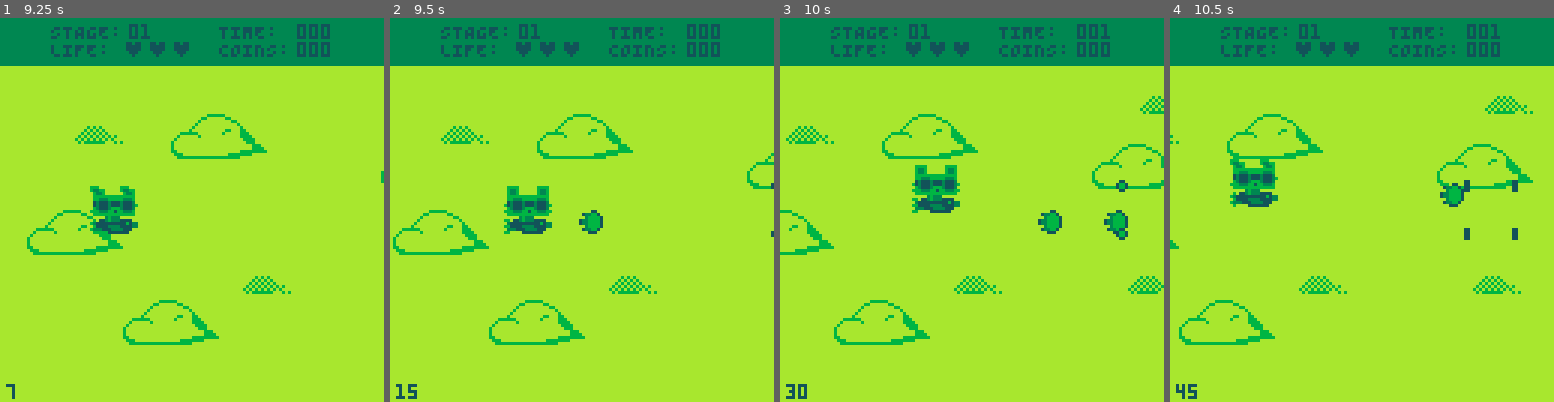
Above: before the commit, frames 1-4 (left to right).
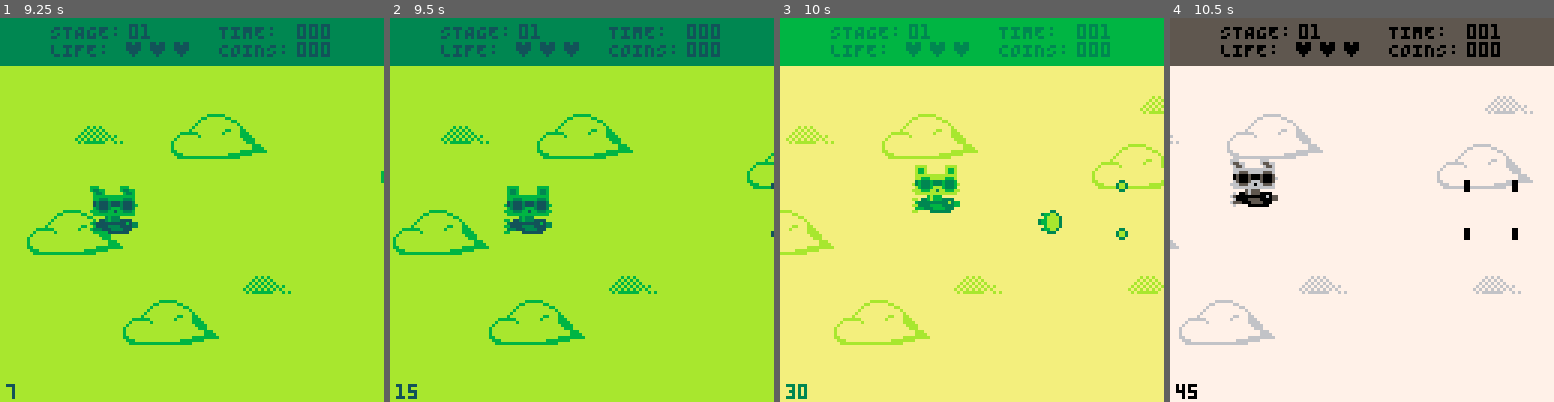
Above: after the commit, the same moments.

Repository: LuizFernandoVieiraFerreira/bunny-hop-shooter
Game: PICO-8 cartridge bunnyhop.p8
Same seed, same stepped clock (60 frames per second), same inputs: the game is played once before the commit and once after it.
Inputs:
- Up to frame 1 (9.25 s): tap X (X key) at 0.33, 1.07, 1.85, 2.97, 4.08, 5.2, 6.32, 7.43, 8.55 s; tap O (Z key) at 0.7, 1.7, 2.1, 2.5, 2.9, 3.3, 3.7, 4.1, 4.5, 4.9, 5.3, 5.7, 6.1, 6.5, 6.9, 7.3, 7.7, 8.1, 8.5, 8.9 s; hold Right 1.6-2.1 s; hold Up 2.15-2.42 s; hold Right 2.47-3.03 s; hold Left 3.08-3.58 s; hold Down 3.63-3.97 s; hold Right 4.02-4.68 s; hold Up 4.73-5.03 s; hold Left 5.08-5.68 s; hold Down 5.73-6.03 s; hold Right 6.08-6.58 s; hold Right 6.63-7.13 s; hold Up 7.18-7.45 s; hold Right 7.5-8.07 s; hold Left 8.12-8.62 s; hold Down 8.67-9 s; hold Right from 9.05 s (still down)
- Up to frame 2 (9.5 s): keep holding Right; tap O (Z key) at 9.3 s
- Up to frame 3 (10 s): tap X (X key) at 9.67 s; tap O (Z key) at 9.7 s; release Right at 9.72 s; hold Up from 9.77 s (still down)
- Up to frame 4 (10.5 s): release Up at 10.07 s; tap O (Z key) at 10.1 s; hold Left from 10.12 s (still down)

Frame 1 is identical in both runs. In frame 2, 0.3% of the frame differs, in the area x 49-56%, y 50-57%; in frame 3, 100%, in the area x 0-100%, y 0-100%; in frame 4, 100%.

Commit message:
add new color palettes

Diff:
--- a/bunnyhop.p8
+++ b/bunnyhop.p8
@@ -13,8 +13,18 @@
 end
 
 function change_color_pallete()
-  -- _pal = { 3, 3, 3, 3, 139, 139, 138, 135, 138, 138, 135, 139, 139, 139, 138, 135 }
   _pal = { 131, 131, 131, 131, 3, 3, 139, 138, 139, 139, 138, 3, 3, 3, 139, 138 }
+  if current_color_pallete == 1 then
+    _pal = { 3, 3, 3, 3, 139, 139, 138, 135, 138, 138, 135, 139, 139, 139, 138, 135 }
+  elseif current_color_pallete == 2 then
+    _pal = { 0, 0, 0, 0, 5, 5, 6, 7, 6, 6, 7, 5, 5, 5, 6, 7 }
+  elseif current_color_pallete == 3 then
+    _pal = { 132, 132, 132, 132, 4, 4, 143, 15, 143, 143, 15, 4, 4, 4, 143, 15 }
+  elseif current_color_pallete == 4 then
+    _pal = { 129, 129, 129, 129, 1, 1, 140, 12, 140, 140, 12, 1, 1, 1, 140, 12 }
+  elseif current_color_pallete == 5 then
+    _pal = { 130, 130, 130, 130, 2, 2, 136, 14, 136, 136, 14, 2, 2, 2, 136, 14 }
+  end
   for i, c in pairs(_pal) do
     pal(i-1, c, 1)
   end
@@ -23,13 +33,14 @@
 end
 
 function init_global_variables()
+  current_color_pallete = 0
   key = {
     left = 0,
     right = 1,
     up = 2,
     down = 3,
-    a = 4,
-    b = 5,
+    a = 5,
+    b = 4,
   }
   sound = {
     coin = 0,
@@ -74,7 +85,7 @@
 end
 
 function update_menu()
-  if btnp(key.a) or btnp(key.b) then
+  if btnp(key.a) then -- or btnp(key.b)
     init_intro()
     _update = update_intro
     _draw = draw_intro
@@ -84,6 +95,10 @@
     -- init_ending()
     -- _update = update_ending
     -- _draw = draw_ending
+  end
+  if btnp(key.b) then
+    change_color_pallete()
+    current_color_pallete = wrap(current_color_pallete, 5)
   end
 end
 
@@ -236,156 +251,143 @@
   next_bg_pattern = 1
   bg_patterns = {
     {
-      create_sm_cloud(128 + 30, 28),
-      create_md_cloud(128 + 22, 50),
-      create_sm_cloud(128 + 26, 88),
-      create_sm_cloud(128 + 64, 108),
-      create_md_cloud(128 + 96, 76),
-      create_md_cloud(128 + 80, 36),
+      create_sm_cloud(FIRST_PX_NEXT_SCREEN + 30, 28),
+      create_md_cloud(FIRST_PX_NEXT_SCREEN + 22, 50),
+      create_sm_cloud(FIRST_PX_NEXT_SCREEN + 26, 88),
+      create_sm_cloud(FIRST_PX_NEXT_SCREEN + 64, 108),
+      create_md_cloud(FIRST_PX_NEXT_SCREEN + 96, 76),
+      create_md_cloud(FIRST_PX_NEXT_SCREEN + 80, 36),
     },
     {
-      create_md_cloud(128 + 40, 38),
-      create_sm_cloud(128 + 32, 80),
-      create_md_cloud(128 + 96, 88),
-      create_sm_cloud(128 + 80, 40),
+      create_md_cloud(FIRST_PX_NEXT_SCREEN + 40, 38),
+      create_sm_cloud(FIRST_PX_NEXT_SCREEN + 32, 80),
+      create_md_cloud(FIRST_PX_NEXT_SCREEN + 96, 88),
+      create_sm_cloud(FIRST_PX_NEXT_SCREEN + 80, 40),
     },
     {
-      create_sm_cloud(128 + 40, 38),
-      create_md_cloud(128 + 32, 80),
-      create_sm_cloud(128 + 96, 88),
-      create_md_cloud(128 + 80, 40),
-      create_md_cloud(128 + 96, 112),
+      create_sm_cloud(FIRST_PX_NEXT_SCREEN + 40, 38),
+      create_md_cloud(FIRST_PX_NEXT_SCREEN + 32, 80),
+      create_sm_cloud(FIRST_PX_NEXT_SCREEN + 96, 88),
+      create_md_cloud(FIRST_PX_NEXT_SCREEN + 80, 40),
+      create_md_cloud(FIRST_PX_NEXT_SCREEN + 96, 112),
     },
   }
 
   next_obj_pattern = 1
   future_objects = {
     {
-      { tb = items, o = create_coin(128 + 16, 56) },
-      { tb = items, o = create_coin(128 + 16, 72) },
-      { tb = items, o = create_coin(128 + 32, 56) },
-      { tb = items, o = create_coin(128 + 32, 72) },
-      { tb = items, o = create_coin(128 + 48, 56) },
-      { tb = items, o = create_coin(128 + 48, 72) },
-      { tb = items, o = create_coin(128 + 64, 56) },
-      { tb = items, o = create_coin(128 + 64, 72) },
-      { tb = items, o = create_coin(128 + 80, 56) },
-      { tb = items, o = create_coin(128 + 80, 72) },
-      { tb = items, o = create_coin(128 + 96, 56) },
-      { tb = items, o = create_coin(128 + 96, 72) },
+      { tb = items, o = create_coin(FIRST_PX_NEXT_SCREEN + 16, 56) },
+      { tb = items, o = create_coin(FIRST_PX_NEXT_SCREEN + 16, 72) },
+      { tb = items, o = create_coin(FIRST_PX_NEXT_SCREEN + 32, 56) },
+      { tb = items, o = create_coin(FIRST_PX_NEXT_SCREEN + 32, 72) },
+      { tb = items, o = create_coin(FIRST_PX_NEXT_SCREEN + 48, 56) },
+      { tb = items, o = create_coin(FIRST_PX_NEXT_SCREEN + 48, 72) },
+      { tb = items, o = create_coin(FIRST_PX_NEXT_SCREEN + 64, 56) },
+      { tb = items, o = create_coin(FIRST_PX_NEXT_SCREEN + 64, 72) },
+      { tb = items, o = create_coin(FIRST_PX_NEXT_SCREEN + 80, 56) },
+      { tb = items, o = create_coin(FIRST_PX_NEXT_SCREEN + 80, 72) },
+      { tb = items, o = create_coin(FIRST_PX_NEXT_SCREEN + 96, 56) },
+      { tb = items, o = create_coin(FIRST_PX_NEXT_SCREEN + 96, 72) },
     },
     {
-      { tb = enemies, o = create_bomb(128, 72, { type = 'idle' }) },
-      { tb = enemies, o = create_bomb(128 + 72, 56, { type = 'idle' }) }
+      { tb = enemies, o = create_bomb(FIRST_PX_NEXT_SCREEN, 72, { type = 'idle' }) },
+      { tb = enemies, o = create_bomb(FIRST_PX_NEXT_SCREEN + 72, 56, { type = 'idle' }) }
     },
     {
-      { tb = enemies, o = create_bomb(128 + 0, 72+8, { type = 'idle' }) },
-      { tb = enemies, o = create_bomb(128 + 0, 90+8, { type = 'idle' }) },
-      { tb = enemies, o = create_bomb(128 + 32, 72+8, { type = 'idle' }) },
-      { tb = enemies, o = create_bomb(128 + 32, 90+8, { type = 'idle' }) },
-      { tb = enemies, o = create_bomb(128 + 56, 40, { type = 'idle' }) },
-      { tb = enemies, o = create_bomb(128 + 56, 58, { type = 'idle' }) },
-      { tb = items, o = create_coin(128-8 + 72, 72+8) },
-      { tb = items, o = create_coin(128-8 + 72, 90+8) },
-      { tb = enemies, o = create_bomb(128 + 88, 40, { type = 'idle' }) },
-      { tb = enemies, o = create_bomb(128 + 88, 58, { type = 'idle' }) },
-      { tb = items, o = create_coin(128 + 120, 40) },
-      { tb = items, o = create_coin(128 + 120, 58) }
+      { tb = enemies, o = create_bomb(FIRST_PX_NEXT_SCREEN + 0, 80, { type = 'idle' }) },
+      { tb = enemies, o = create_bomb(FIRST_PX_NEXT_SCREEN + 0, 98, { type = 'idle' }) },
+      { tb = enemies, o = create_bomb(FIRST_PX_NEXT_SCREEN + 32, 80, { type = 'idle' }) },
+      { tb = enemies, o = create_bomb(FIRST_PX_NEXT_SCREEN + 32, 98, { type = 'idle' }) },
+      { tb = enemies, o = create_bomb(FIRST_PX_NEXT_SCREEN + 56, 40, { type = 'idle' }) },
+      { tb = enemies, o = create_bomb(FIRST_PX_NEXT_SCREEN + 56, 58, { type = 'idle' }) },
+      { tb = items, o = create_coin(FIRST_PX_NEXT_SCREEN + 64, 80) },
+      { tb = items, o = create_coin(FIRST_PX_NEXT_SCREEN + 64, 98) },
+      { tb = enemies, o = create_bomb(FIRST_PX_NEXT_SCREEN + 88, 40, { type = 'idle' }) },
+      { tb = enemies, o = create_bomb(FIRST_PX_NEXT_SCREEN + 88, 58, { type = 'idle' }) },
+      { tb = items, o = create_coin(FIRST_PX_NEXT_SCREEN + 120, 40) },
+      { tb = items, o = create_coin(FIRST_PX_NEXT_SCREEN + 120, 58) }
     },
     {
-      { tb = enemies, o = create_bomb(132 + 16, 40, { type = 'idle' }) },
-      { tb = enemies, o = create_bomb(132 + 16, 72, { type = 'idle' }) },
-      { tb = enemies, o = create_bomb(132 + 16, 104,{ type = 'idle' })  },
-      { tb = enemies, o = create_bomb(132 + 48, 72, { type = 'up_down', start_y = 64, range = 28, going_up = true }) },
-      { tb = enemies, o = create_fox(132 + 70, 72, { type = 'up_down_shoot', start_y = 64, range = 32, going_up = true }) },
-      { tb = items, o = create_coin(132 + 86, 72) },
-      { tb = items, o = create_carrot(132 + 102, 72) }
+      { tb = enemies, o = create_bomb(FIRST_PX_NEXT_SCREEN + 20, 40, { type = 'idle' }) },
+      { tb = enemies, o = create_bomb(FIRST_PX_NEXT_SCREEN + 20, 72, { type = 'idle' }) },
+      { tb = enemies, o = create_bomb(FIRST_PX_NEXT_SCREEN + 20, 104, { type = 'idle' }) },
+      { tb = enemies, o = create_bomb(FIRST_PX_NEXT_SCREEN + 52, 72, { type = 'up_down', start_y = 64, range = 28, going_up = true }) },
+      { tb = enemies, o = create_fox(FIRST_PX_NEXT_SCREEN + 74, 72, { type = 'up_down_shoot', start_y = 64, range = 32, going_up = true }) },
+      { tb = items, o = create_coin(FIRST_PX_NEXT_SCREEN + 90, 72) },
+      { tb = items, o = create_carrot(FIRST_PX_NEXT_SCREEN + 106, 72) }
     },
     {
-      { tb = enemies, o = create_bomb(128 + 64, 24, { type = 'idle' }) },
-      { tb = enemies, o = create_bomb(128 + 64, 120, { type = 'idle' }) },
-      { tb = enemies, o = create_bomb(128 + 8, 72, { type = 'up_down', start_y = 72, range = 12, going_up = true }) },
-      { tb = enemies, o = create_bomb(128 + 40, 88, { type = 'up_down', start_y = 88, range = 10, going_up = true }) },
-      { tb = enemies, o = create_bomb(128 + 40, 56, { type = 'up_down', start_y = 56, range = 10, going_up = true }) },
-      { tb = enemies, o = create_fox(128 + 80, 88, { type = 'up_down_shoot', start_y = 88, range = 16, going_up = true }) },
-      { tb = enemies, o = create_fox(128 + 80, 56, { type = 'up_down_shoot', start_y = 56, range = 16, going_up = true }) },
+      { tb = enemies, o = create_bomb(FIRST_PX_NEXT_SCREEN + 64, 24, { type = 'idle' }) },
+      { tb = enemies, o = create_bomb(FIRST_PX_NEXT_SCREEN + 64, 120, { type = 'idle' }) },
+      { tb = enemies, o = create_bomb(FIRST_PX_NEXT_SCREEN + 8, 72, { type = 'up_down', start_y = 72, range = 12, going_up = true }) },
+      { tb = enemies, o = create_bomb(FIRST_PX_NEXT_SCREEN + 40, 88, { type = 'up_down', start_y = 88, range = 10, going_up = true }) },
+      { tb = enemies, o = create_bomb(FIRST_PX_NEXT_SCREEN + 40, 56, { type = 'up_down', start_y = 56, range = 10, going_up = true }) },
+      { tb = enemies, o = create_fox(FIRST_PX_NEXT_SCREEN + 80, 88, { type = 'up_down_shoot', start_y = 88, range = 16, going_up = true }) },
+      { tb = enemies, o = create_fox(FIRST_PX_NEXT_SCREEN + 80, 56, { type = 'up_down_shoot', start_y = 56, range = 16, going_up = true }) },
     },
     {
-      { tb = enemies, o = create_bomb(128 + 8, 56, { type = 'idle' }) },
-      { tb = enemies, o = create_bomb(128 + 8, 72, { type = 'idle' }) },
-      { tb = enemies, o = create_bomb(128 + 8, 88, { type = 'idle' }) },
-      { tb = enemies, o = create_bomb(128 + 24, 56, { type = 'idle' }) },
-      { tb = enemies, o = create_bomb(128 + 24, 72, { type = 'idle' }) },
-      { tb = enemies, o = create_bomb(128 + 24, 88, { type = 'idle' }) },
-      { tb = enemies, o = create_bomb(128 + 40, 40, { type = 'idle' }) },
-      { tb = enemies, o = create_bomb(128 + 56, 40, { type = 'idle' }) },
-      { tb = enemies, o = create_bomb(128 + 72, 40, { type = 'idle' }) },
-      { tb = enemies, o = create_bomb(128 + 40, 104, { type = 'idle' }) },
-      { tb = enemies, o = create_bomb(128 + 56, 104, { type = 'idle' }) },
-      { tb = enemies, o = create_bomb(128 + 72, 104, { type = 'idle' }) },
-      { tb = enemies, o = create_bomb(128 + 90, 72, { type = 'up_down', start_y = 72, range = 16, going_up = true }) },
-      { tb = enemies, o = create_bomb(128 + 106, 72, { type = 'up_down', start_y = 72, range = 18, going_up = false }) },
-      { tb = items, o = create_coin(128 + 36, 52) }
+      { tb = enemies, o = create_bomb(FIRST_PX_NEXT_SCREEN + 8, 56, { type = 'idle' }) },
+      { tb = enemies, o = create_bomb(FIRST_PX_NEXT_SCREEN + 8, 72, { type = 'idle' }) },
+      { tb = enemies, o = create_bomb(FIRST_PX_NEXT_SCREEN + 8, 88, { type = 'idle' }) },
+      { tb = enemies, o = create_bomb(FIRST_PX_NEXT_SCREEN + 24, 56, { type = 'idle' }) },
+      { tb = enemies, o = create_bomb(FIRST_PX_NEXT_SCREEN + 24, 72, { type = 'idle' }) },
+      { tb = enemies, o = create_bomb(FIRST_PX_NEXT_SCREEN + 24, 88, { type = 'idle' }) },
+      { tb = enemies, o = create_bomb(FIRST_PX_NEXT_SCREEN + 40, 40, { type = 'idle' }) },
+      { tb = enemies, o = create_bomb(FIRST_PX_NEXT_SCREEN + 56, 40, { type = 'idle' }) },
+      { tb = enemies, o = create_bomb(FIRST_PX_NEXT_SCREEN + 72, 40, { type = 'idle' }) },
+      { tb = enemies, o = create_bomb(FIRST_PX_NEXT_SCREEN + 40, 104, { type = 'idle' }) },
+      { tb = enemies, o = create_bomb(FIRST_PX_NEXT_SCREEN + 56, 104, { type = 'idle' }) },
+      { tb = enemies, o = create_bomb(FIRST_PX_NEXT_SCREEN + 72, 104, { type = 'idle' }) },
+      { tb = enemies, o = create_bomb(FIRST_PX_NEXT_SCREEN + 90, 72, { type = 'up_down', start_y = 72, range = 16, going_up = true }) },
+      { tb = enemies, o = create_bomb(FIRST_PX_NEXT_SCREEN + 106, 72, { type = 'up_down', start_y = 72, range = 18, going_up = false }) },
+      { tb = items, o = create_coin(FIRST_PX_NEXT_SCREEN + 36, 52) }
     },
     {
-      { tb = enemies, o = create_bomb(128 + 24, 56, { type = 'up_down', start_y = 72, range = 10, going_up = true }) },
-      { tb = enemies, o = create_bomb(128 + 56, 88, { type = 'up_down', start_y = 88, range = 12, going_up = true }) },
-      { tb = enemies, o = create_bomb(128 + 88, 56, { type = 'up_down', start_y = 56, range = 16, going_up = true }) },
-      { tb = enemies, o = create_fox(128 + 24, 88, { type = 'up_down_shoot', start_y = 88, range = 10, going_up = true }) },
-      { tb = enemies, o = create_fox(128 + 56, 56, { type = 'up_down_shoot', start_y = 56, range = 12, going_up = true }) },
-      { tb = enemies, o = create_fox(128 + 88, 88, { type = 'up_down_shoot', start_y = 56, range = 16, going_up = true }) },
-      { tb = items, o = create_carrot(132 + 102, 72) },
+      { tb = enemies, o = create_bomb(FIRST_PX_NEXT_SCREEN + 24, 56, { type = 'up_down', start_y = 72, range = 10, going_up = true }) },
+      { tb = enemies, o = create_bomb(FIRST_PX_NEXT_SCREEN + 56, 88, { type = 'up_down', start_y = 88, range = 12, going_up = true }) },
+      { tb = enemies, o = create_bomb(FIRST_PX_NEXT_SCREEN + 88, 56, { type = 'up_down', start_y = 56, range = 16, going_up = true }) },
+      { tb = enemies, o = create_fox(FIRST_PX_NEXT_SCREEN + 24, 88, { type = 'up_down_shoot', start_y = 88, range = 10, going_up = true }) },
+      { tb = enemies, o = create_fox(FIRST_PX_NEXT_SCREEN + 56, 56, { type = 'up_down_shoot', start_y = 56, range = 12, going_up = true }) },
+      { tb = enemies, o = create_fox(FIRST_PX_NEXT_SCREEN + 88, 88, { type = 'up_down_shoot', start_y = 56, range = 16, going_up = true }) },
+      { tb = items, o = create_carrot(FIRST_PX_NEXT_SCREEN + 106, 72) },
     },
     {},
     {
-      { tb = enemies, o = create_meteor_sm(128 + 32, 112) },
-      { tb = enemies, o = create_meteor_sm(128 + 64, 80) },
-      { tb = enemies, o = create_meteor_sm(128 + 112, 32) },
-      { tb = enemies, o = create_meteor(128 + 32, 32) },
-      { tb = items, o = create_coin(128 + 112, 72) },
-      { tb = items, o = create_coin(128 + 64, 112) },
+      { tb = enemies, o = create_meteor_sm(FIRST_PX_NEXT_SCREEN + 32, 112) },
+      { tb = enemies, o = create_meteor_sm(FIRST_PX_NEXT_SCREEN + 64, 80) },
+      { tb = enemies, o = create_meteor_sm(FIRST_PX_NEXT_SCREEN + 112, 32) },
+      { tb = enemies, o = create_meteor(FIRST_PX_NEXT_SCREEN + 32, 32) },
+      { tb = items, o = create_coin(FIRST_PX_NEXT_SCREEN + 112, 72) },
+      { tb = items, o = create_coin(FIRST_PX_NEXT_SCREEN + 64, 112) },
     },
     {
-      { tb = enemies, o = create_meteor_sm(128 + 80 + 8, 32) },
-      { tb = enemies, o = create_meteor_sm(128 + 32 + 8, 112) },
-      { tb = enemies, o = create_meteor(128 + 16, 80) },
-      { tb = enemies, o = create_alien(128 + 64, 96) },
-      { tb = enemies, o = create_alien(128 + 112, 32) },
-      { tb = items, o = create_coin(128 + 80, 48) },
+      { tb = enemies, o = create_meteor_sm(FIRST_PX_NEXT_SCREEN + 88, 32) },
+      { tb = enemies, o = create_meteor_sm(FIRST_PX_NEXT_SCREEN + 40, 112) },
+      { tb = enemies, o = create_meteor(FIRST_PX_NEXT_SCREEN + 16, 80) },
+      { tb = enemies, o = create_alien(FIRST_PX_NEXT_SCREEN + 64, 96, { type = 'shoot' }) },
+      { tb = enemies, o = create_alien(FIRST_PX_NEXT_SCREEN + 112, 32, { type = 'shoot' }) },
+      { tb = items, o = create_coin(FIRST_PX_NEXT_SCREEN + 80, 48) },
     },
     {
-      { tb = enemies, o = create_meteor_sm(128 + 64, 96) },
-      { tb = enemies, o = create_meteor(128 + 16, 64) },
-      { tb = enemies, o = create_alien(128 + 64, 64) },
-      { tb = enemies, o = create_alien(128 + 64, 80) },
-      { tb = enemies, o = create_alien(128 + 112, 96) },
-      { tb = items, o = create_coin(128 + 32, 112) },
-      { tb = items, o = create_coin(128 + 16, 16) },
-      { tb = items, o = create_coin(128 + 96, 64) },
+      { tb = enemies, o = create_meteor_sm(FIRST_PX_NEXT_SCREEN + 64, 96) },
+      { tb = enemies, o = create_meteor(FIRST_PX_NEXT_SCREEN + 16, 64) },
+      { tb = enemies, o = create_alien(FIRST_PX_NEXT_SCREEN + 64, 64, { type = 'shoot' }) },
+      { tb = enemies, o = create_alien(FIRST_PX_NEXT_SCREEN + 64, 80, { type = 'shoot' }) },
+      { tb = enemies, o = create_alien(FIRST_PX_NEXT_SCREEN + 112, 96, { type = 'shoot' }) },
+      { tb = items, o = create_coin(FIRST_PX_NEXT_SCREEN + 32, 112) },
+      { tb = items, o = create_coin(FIRST_PX_NEXT_SCREEN + 16, 16) },
+      { tb = items, o = create_coin(FIRST_PX_NEXT_SCREEN + 96, 64) },
     },
     {
-      { tb = enemies, o = create_meteor_sm(128 + 32 + 8, 112) },
-      { tb = enemies, o = create_meteor_sm(128 + 32 + 8, 112) },
-      { tb = enemies, o = create_alien(128 + 112, 32) },
-      { tb = enemies, o = create_meteor(128 + 16, 80) },
-      { tb = enemies, o = create_meteor(128 + 16, 80) },
-      { tb = enemies, o = create_meteor(128 + 16, 80) },
-      { tb = enemies, o = create_meteor(128 + 16, 80) },
-      { tb = items, o = create_carrot(132 + 102, 72) },
+      { tb = enemies, o = create_meteor_sm(FIRST_PX_NEXT_SCREEN + 40, 112) },
+      { tb = enemies, o = create_meteor_sm(FIRST_PX_NEXT_SCREEN + 40, 112) },
+      { tb = enemies, o = create_alien(FIRST_PX_NEXT_SCREEN + 112, 32, { type = 'shoot' }) },
+      { tb = enemies, o = create_meteor(FIRST_PX_NEXT_SCREEN + 16, 80) },
+      { tb = enemies, o = create_meteor(FIRST_PX_NEXT_SCREEN + 16, 80) },
+      { tb = enemies, o = create_meteor(FIRST_PX_NEXT_SCREEN + 16, 80) },
+      { tb = enemies, o = create_meteor(FIRST_PX_NEXT_SCREEN + 16, 80) },
+      { tb = items, o = create_carrot(FIRST_PX_NEXT_SCREEN + 106, 72) },
     },
-    -- { sd = 5, tb = items, o = create_coin(128, 56) },
-    -- { sd = 5, tb = items, o = create_coin(128, 64) },
-    -- { sd = 5.3, tb = items, o = create_coin(128, 56) },
-    -- { sd = 5.3, tb = items, o = create_coin(128, 64) },
-    -- { sd = 5, tb = enemies, o = create_bomb(128, 64, { type = 'up_down', start_y = 64, range = 32, going_up = true }) },
-    -- { sd = 128, tb = enemies, o = create_bomb(128, 64, { type = 'idle' }) },
-    -- { sd = 10, tb = enemies, o = create_fox(128, 64, { type = 'up_down', start_y = 64, range = 32, going_up = true }) },
-    -- { sd = 0, tb = enemies, o = create_meteor(128, 64) },
-    -- { sd = 15, tb = enemies, o = create_alien(128, 64) },
-    -- { sd = 128, tb = items, o = create_coin(128 * 2, 64) },
-    -- { sd = 128 * 2, tb = items, o = create_carrot(128 * 3, 64) },
-    -- { sd = 30, tb = items, o = create_sm_cloud(128, 32) },
-    -- { sd = 35, tb = items, o = create_md_cloud(128, 32) },
   }
   timer = 0
   last_time = time()
@@ -394,6 +396,11 @@
 end
 
 function update_game()
+  if btnp(key.b) then
+    change_color_pallete()
+    current_color_pallete = wrap(current_color_pallete, 5)
+  end
+
   track_current_time()
   create_new_instances()
 
@@ -519,7 +526,7 @@
       self.y = new_pos_y
 
       self.shoot_timer += (time() - last_time)
-      local shot = btnp(key.a) or btnp(key.b)
+      local shot = btnp(key.a) -- or btnp(key.b)
       if self.shoot_timer > self.shoot_cooldown then
         if shot then
           add(bullets, create_bullet(self.x, self.y, self.w, self.h))
@@ -713,39 +720,50 @@
   }
 end
 
-function create_alien(x, y)
+function create_alien(x, y, behaviour)
  return {
-   x = x,
-   y = y,
-   w = 16,
-   h = 16,
-   v = 1,
-   sp = 132,
-   anim = 0,
-   life = 1,
-   type = type.enemy,
-   update = function(self)
-     if time() - self.anim > .3 then
-       self.anim = time()
-       self.sp += 2
-       if self.sp > 134 then
-         self.sp = 132
-       end
-     end
-
-     self.x -= self.v
-   end,
-   draw = function(self)
-     draw_sprite(self)
-   end,
-   notify_collision = function(self, o)
-     if o.type == 'bullet' then
-       self.life -= 1
-     end
-   end,
-   is_dead = function(self)
-     return (self.life <= 0) and true or false
-   end
+    x = x,
+    y = y,
+    w = 16,
+    h = 16,
+    v = 1,
+    sp = 132,
+    anim = 0,
+    shoot_timer = 0,
+    shoot_cooldown = 1.3,
+    life = 1,
+    type = type.enemy,
+    behaviour = behaviour and behaviour or {},
+    update = function(self)
+      if time() - self.anim > .3 then
+        self.anim = time()
+        self.sp += 2
+        if self.sp > 134 then
+          self.sp = 132
+        end
+      end
+
+      if self.behaviour.type == 'shoot' then
+        self.shoot_timer += (time() - last_time)
+        if self.shoot_timer > self.shoot_cooldown then
+          add(bullets, create_enemy_bullet(self.x, self.y, self.w, self.h, 'alien'))
+          self.shoot_timer = 0
+        end
+      end
+
+      self.x -= self.v
+    end,
+    draw = function(self)
+      draw_sprite(self)
+    end,
+    notify_collision = function(self, o)
+      if o.type == 'bullet' then
+        self.life -= 1
+      end
+    end,
+    is_dead = function(self)
+      return (self.life <= 0) and true or false
+    end
   }
 end
 
